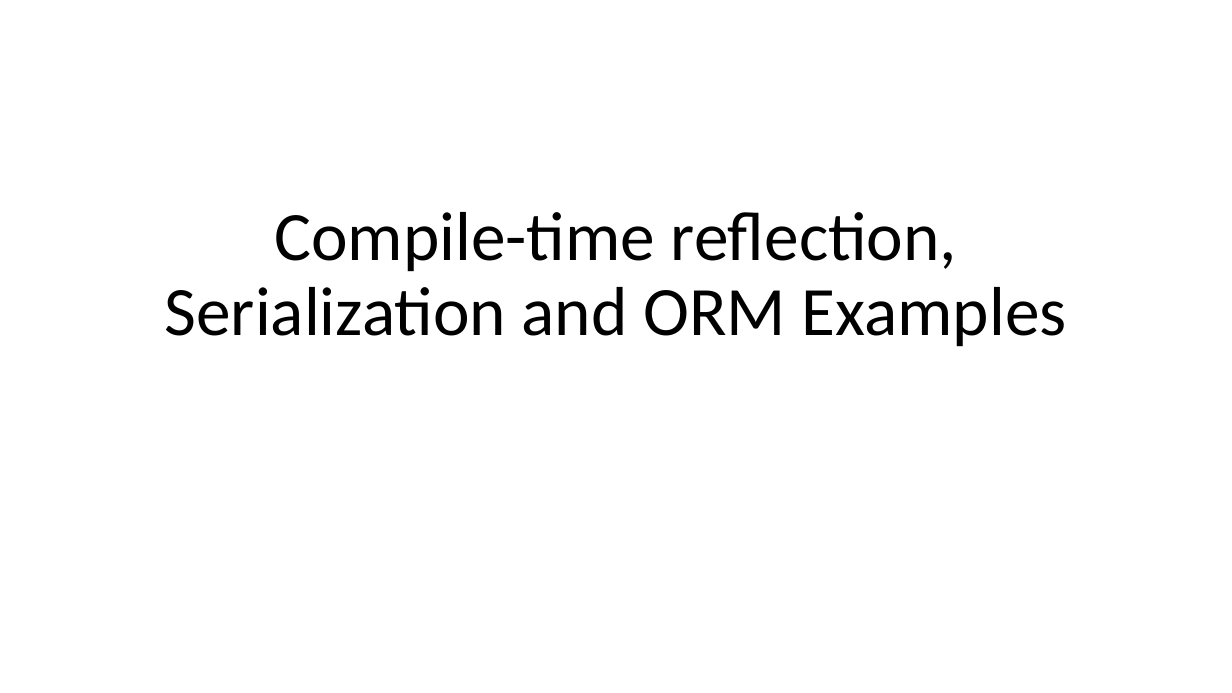
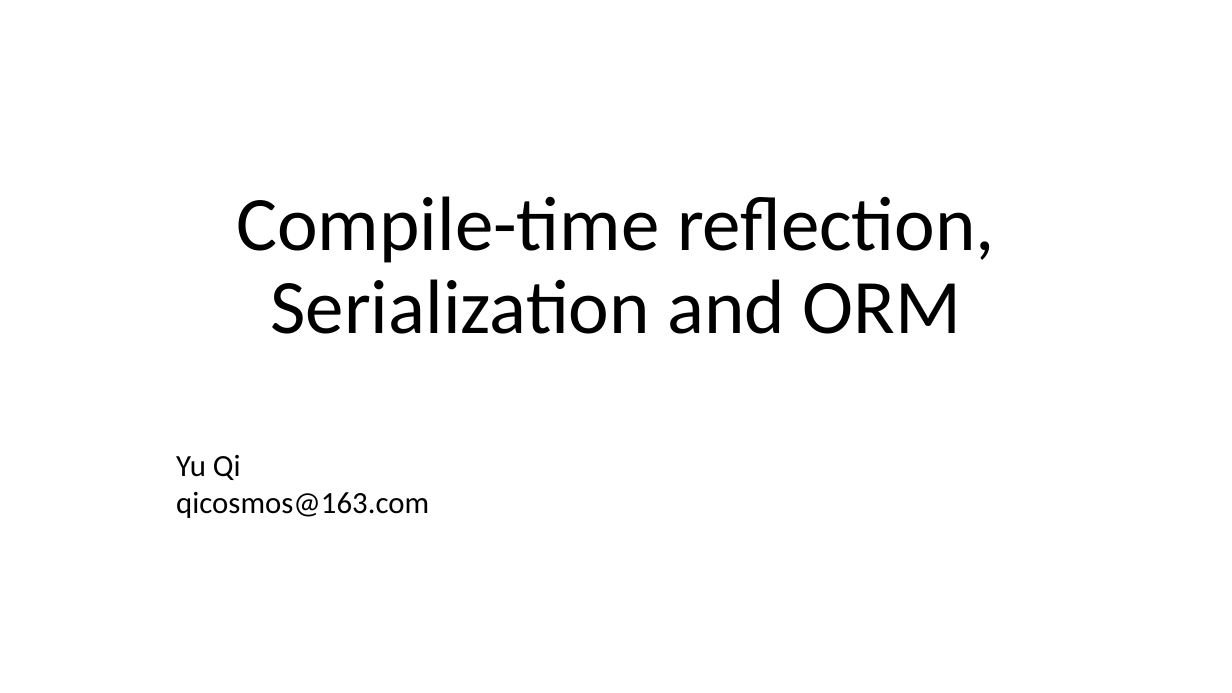
Before and after one commit to qicosmos/cppcon2017, a slide deck: slide 1 of cppcon2017.pptx. Drawn at 1232x693 pixels with LibreOffice and Linux fonts; fonts in the diff are those of the drawing. Boxes give left, top, right and bottom in pixels: in the first picture for what was removed or moved away, otherwise in the second. Text is boxed around its words. In the diff, an @@ line names an element or a change of style, - is before the commit and + after.

Commit message:
update

```diff
--- a/cppcon2017.pptx
+++ b/cppcon2017.pptx
@@ title at <box>236,196,995,334</box>: text changed; size 54 to 60 pt @@
-Compile-time reflection, Serialization and ORM Examples
+Compile-time reflection, Serialization and ORM
@@ text added at <box>176,455,429,518</box>, 24 pt, text #000000 @@
+Yu Qi
+qicosmos@163.com
```
